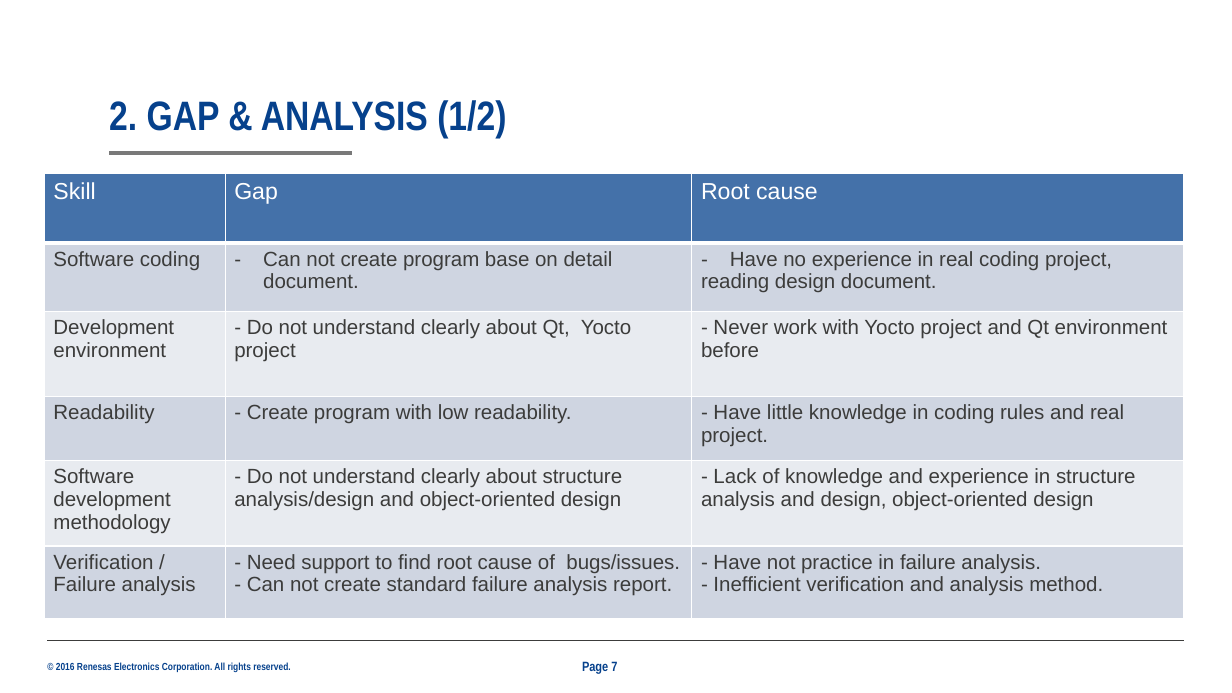
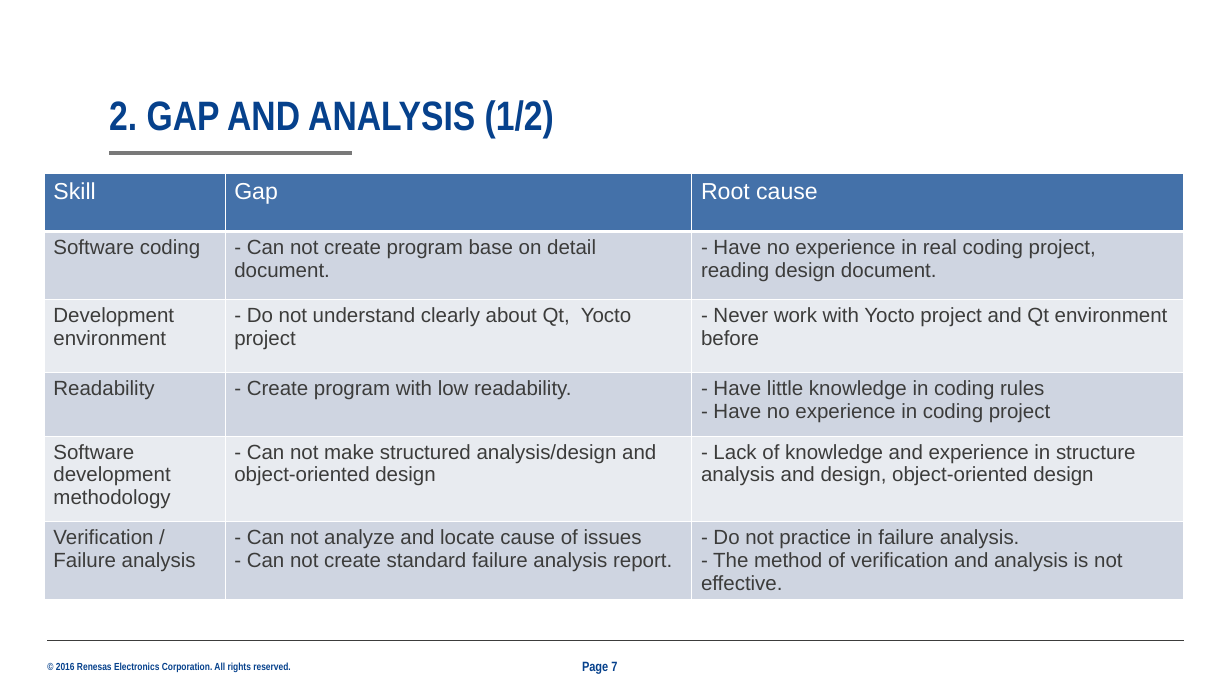
Before and after one commit to trankha/pre1, a slide deck: slide 7 of 25G_Presentation.pptx. Drawn at 1232x693 pixels with LibreOffice and Linux fonts; fonts in the diff are those of the drawing; background and template pictures are left out. Boxes give left, top, right and bottom in pixels: in the first picture for what was removed or moved away, otherwise in the second. Text is boxed around its words. In the diff, an @@ line names an element or a change of style, - is before the commit and + after.

```diff
--- a/25G_Presentation.pptx
+++ b/25G_Presentation.pptx
@@ title at (109,100,554,138): text changed @@
-2. GAP & ANALYSIS (1/2)
+2. GAP AND ANALYSIS (1/2)
@@ table at (44,174,1184,604) @@
-row 2, column 2: Can not create program base on detail document.
+row 2, column 2: - Can not create program base on detail document.
-row 2, column 3: Have no experience in real coding project, / reading design document.
+row 2, column 3: - Have no experience in real coding project, / reading design document.
-row 4, column 3: - Have little knowledge in coding rules and real project.
+row 4, column 3: - Have little knowledge in coding rules / - Have no experience in coding project
-row 5, column 2: - Do not understand clearly about structure analysis/design and object-oriented design
+row 5, column 2: - Can not make structured analysis/design and object-oriented design
-row 6, column 2: - Need support to find root cause of bugs/issues. / - Can not create standard failure analysis report.
+row 6, column 2: - Can not analyze and locate cause of issues / - Can not create standard failure analysis report.
-row 6, column 3: - Have not practice in failure analysis. / - Inefficient verification and analysis method.
+row 6, column 3: - Do not practice in failure analysis. / - The method of verification and analysis is not effective.
```
Also in this commit, not shown: 14 other slides changed.
